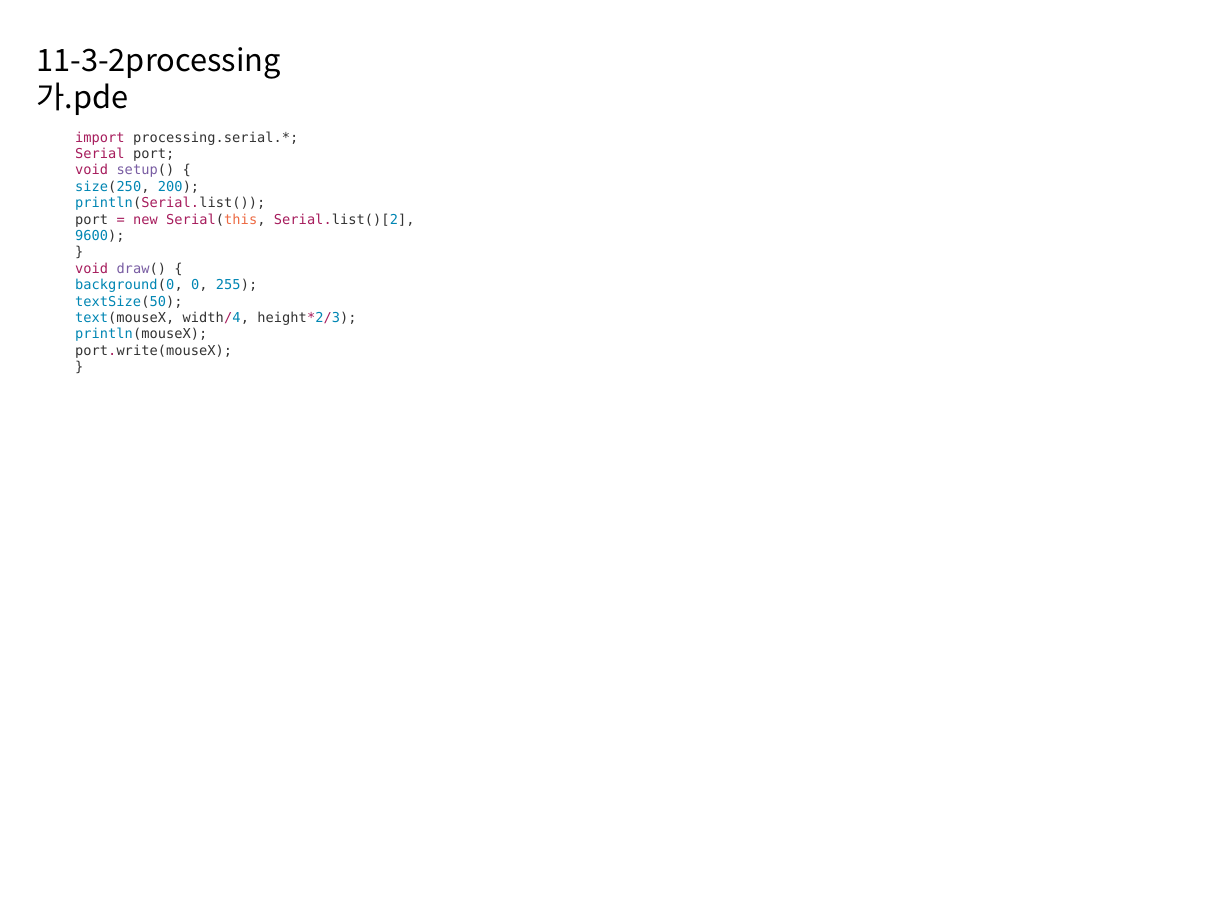
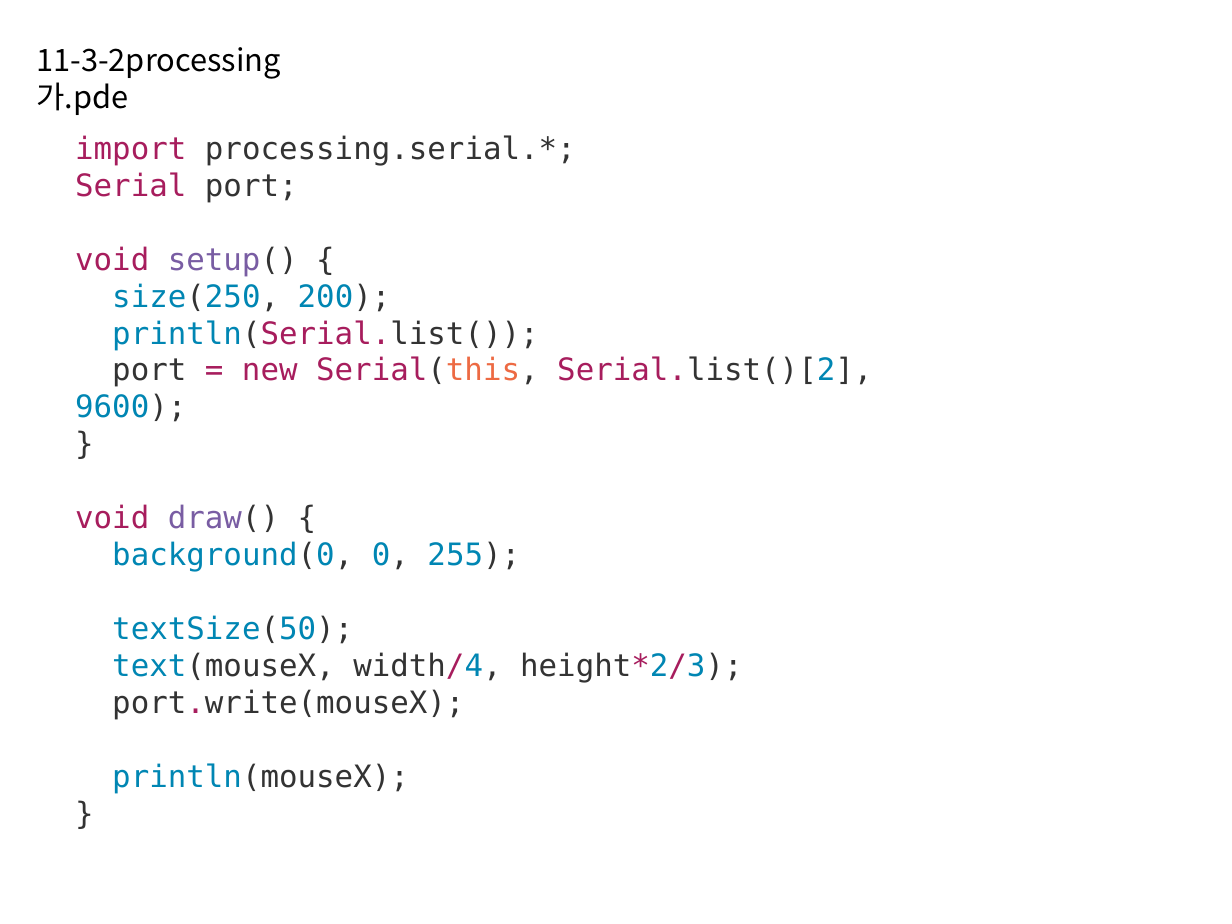
Before and after one commit to taesamja/summer_lec, a slide deck: slide 46 of 아두이노_초급연수.pptx (slide 44 before the commit). Drawn at 1232x924 pixels with LibreOffice and Linux fonts; fonts in the diff are those of the drawing. Boxes give left, top, right and bottom in pixels: in the first picture for what was removed or moved away, otherwise in the second. Text is boxed around its words. In the diff, an @@ line names an element or a change of style, - is before the commit and + after.

```diff
--- a/아두이노_초급연수.pptx
+++ b/아두이노_초급연수.pptx
@@ text at (75,135,872,794): size 8 to 18 pt @@
@@ text at (75,344,232,358): paragraph removed @@
-port.write(mouseX);
@@ text at (112,689,464,720): paragraph added @@
+port.write(mouseX);
```
Also in this commit, not shown: 28 other slides changed, 3 slides added.
